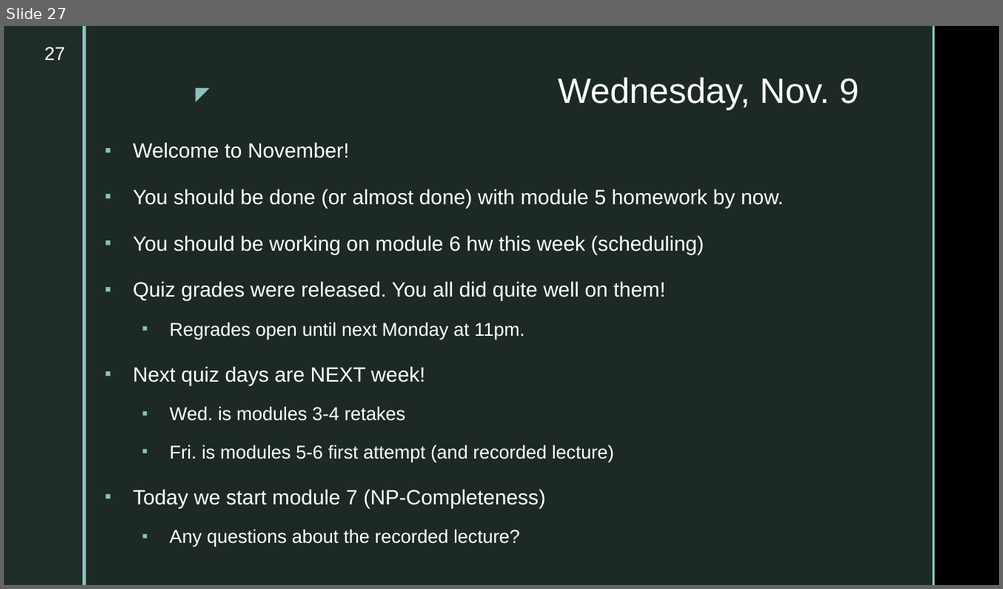
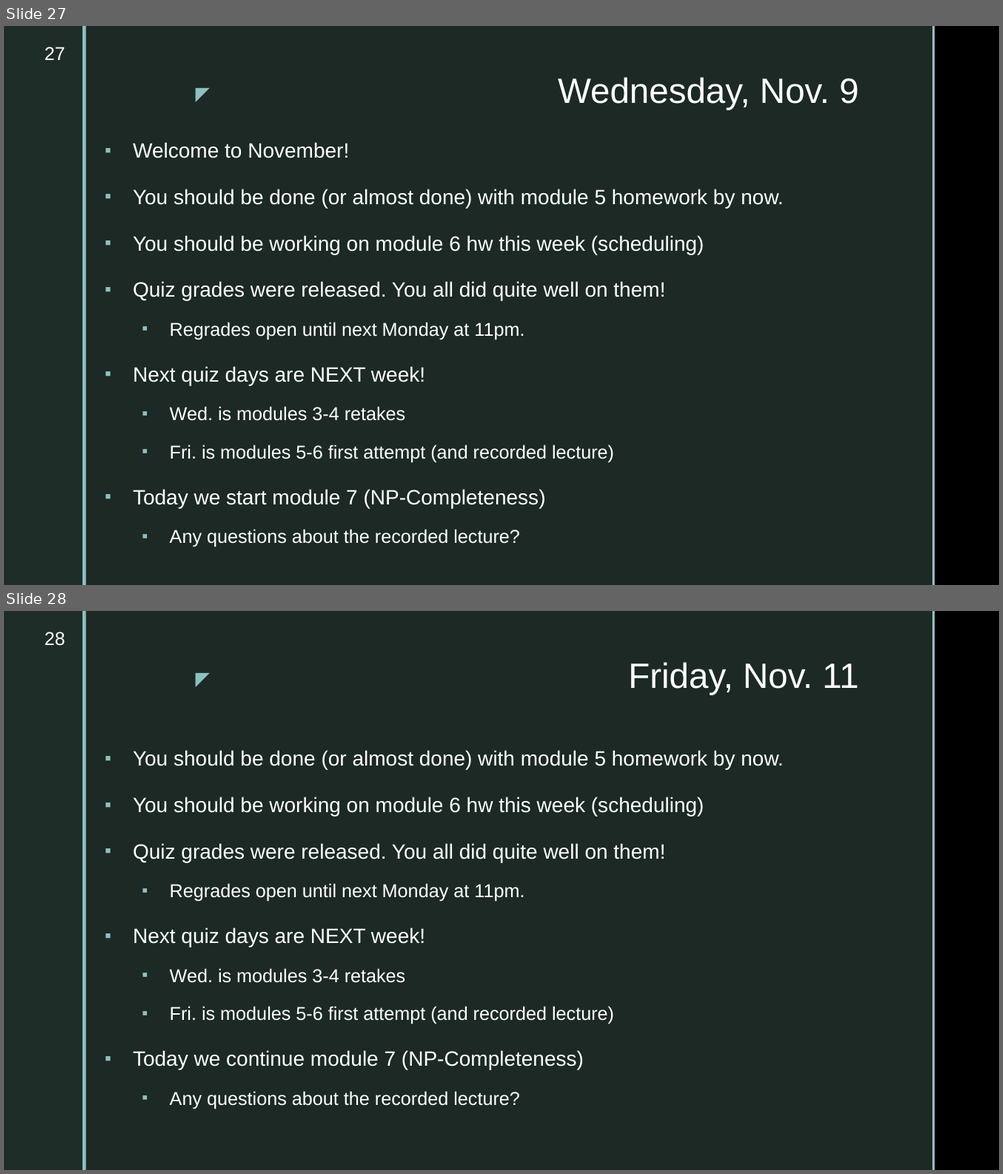
Before and after one commit to markfloryan/dsa2, a slide deck: slides/dailyannouncements.pptx. Shown one above the other, each under a label of ours: slide 27 before the commit, slides 27 and 28 after it. The pictures are 1003x589 and 1003x1174 pixels, drawn with LibreOffice and Linux fonts; fonts in the diff are those of the drawing; background and template pictures are left out. Boxes give left, top, right and bottom in pixels: in the first picture for what was removed or moved away, otherwise in the second. Text is boxed around its words. In the diff, an @@ line names an element or a change of style, - is before the commit and + after.

```diff
--- a/slides/dailyannouncements.pptx
+++ b/slides/dailyannouncements.pptx
@@ slide 28 added at box(4, 611, 999, 1170), background picture (left out); not listed: 5 template elements that a slide beside it also shows @@
@@ page number added at box(45, 632, 65, 646), 18 pt, text #FFFFFF @@
+28
@@ title added at box(628, 662, 858, 695), 34 pt, text #FFFFFF @@
+Friday, Nov. 11
@@ text added at box(133, 750, 783, 1109), 20 pt, text #FFFFFF @@
+▪ You should be done (or almost done) with module 5 homework by now.
+▪ You should be working on module 6 hw this week (scheduling)
+▪ Quiz grades were released. You all did quite well on them!
+  ▪ Regrades open until next Monday at 11pm.
+▪ Next quiz days are NEXT week!
+  ▪ Wed. is modules 3-4 retakes
+  ▪ Fri. is modules 5-6 first attempt (and recorded lecture)
+▪ Today we continue module 7 (NP-Completeness)
+  ▪ Any questions about the recorded lecture?
```
Also in this commit, not shown: 2 other files.
